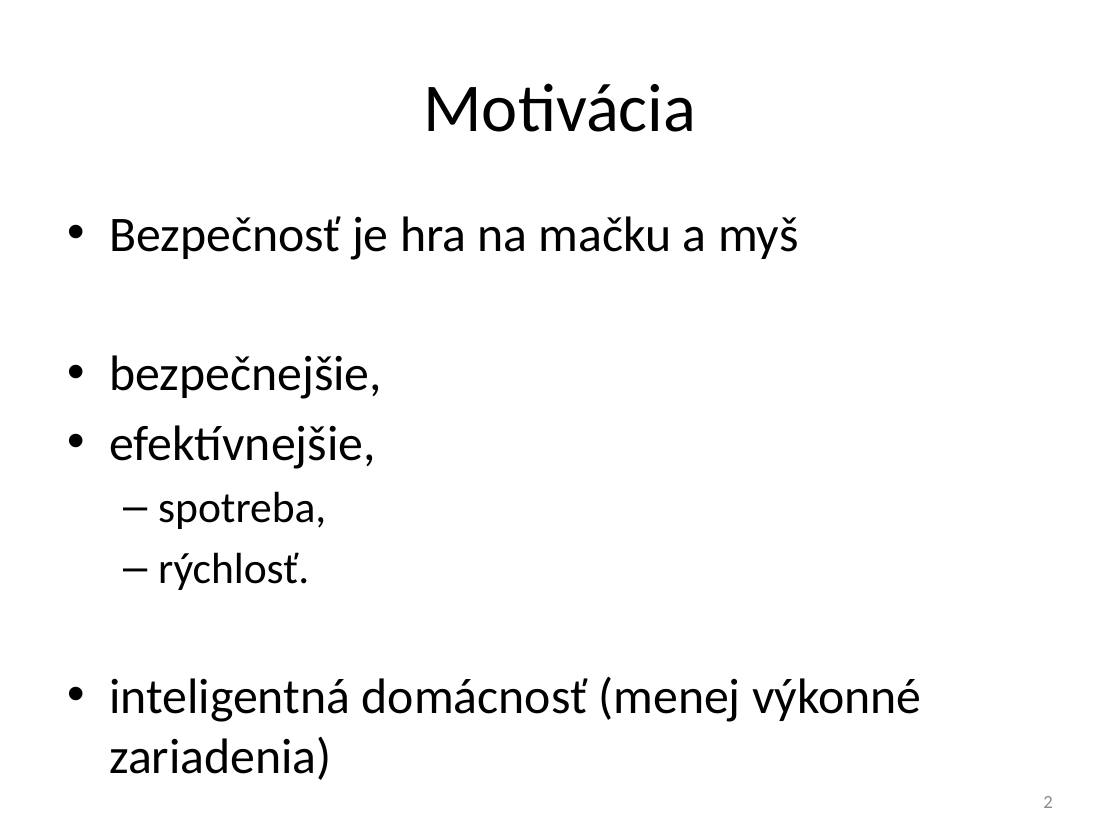
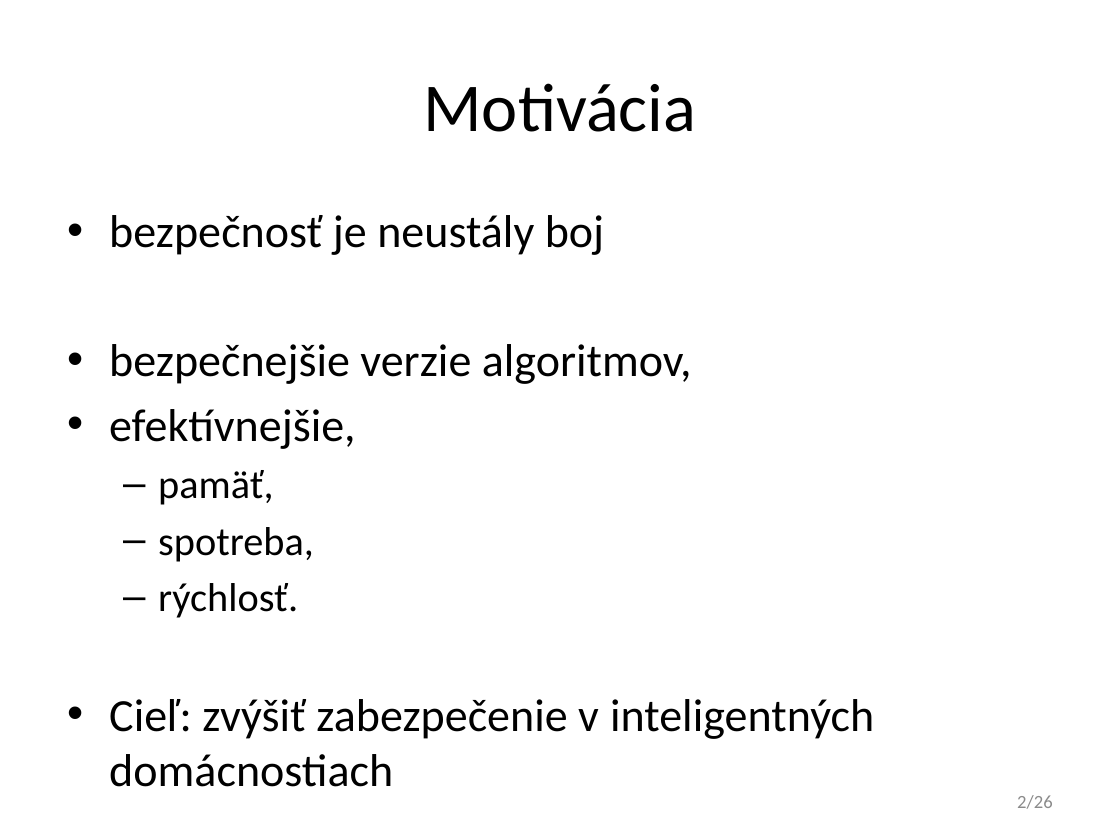
Before and after one commit to javacard-FOSS-applets/nrf6310-pca10007, a slide deck: slide 2 of Obhajoba/xdoubravsky_dp.pptx. Drawn at 1120x840 pixels with LibreOffice and Linux fonts; fonts in the diff are those of the drawing. Boxes give left, top, right and bottom in pixels: in the first picture for what was removed or moved away, otherwise in the second. Text is boxed around its words. In the diff, an @@ line names an element or a change of style, - is before the commit and + after.

```diff
--- a/Obhajoba/xdoubravsky_dp.pptx
+++ b/Obhajoba/xdoubravsky_dp.pptx
@@ text at (109,215,692,384): text changed; size 32 to 29.6 pt @@
-• Bezpečnosť je hra na mačku a myš
-• bezpečnejšie,
+• bezpečnosť je neustály boj
+• bezpečnejšie verzie algoritmov,
@@ text at (109,409,355,618): size 32 to 29.6 pt in "efektívnejšie,"; size 28 to 25.9 pt in "spotreba,", "rýchlosť." @@
@@ text at (158,470,274,505): paragraph added @@
+  – pamäť,
@@ text at (109,699,874,739): text changed; size 32 to 29.6 pt @@
-• inteligentná domácnosť (menej výkonné zariadenia)
+• Cieľ: zvýšiť zabezpečenie v inteligentných domácnostiach
@@ page number at (1017,795,1053,809): text changed @@
-2
+2/26
```
Also in this commit, not shown: 29 other slides changed, 1 slide added, 2 slides removed.
